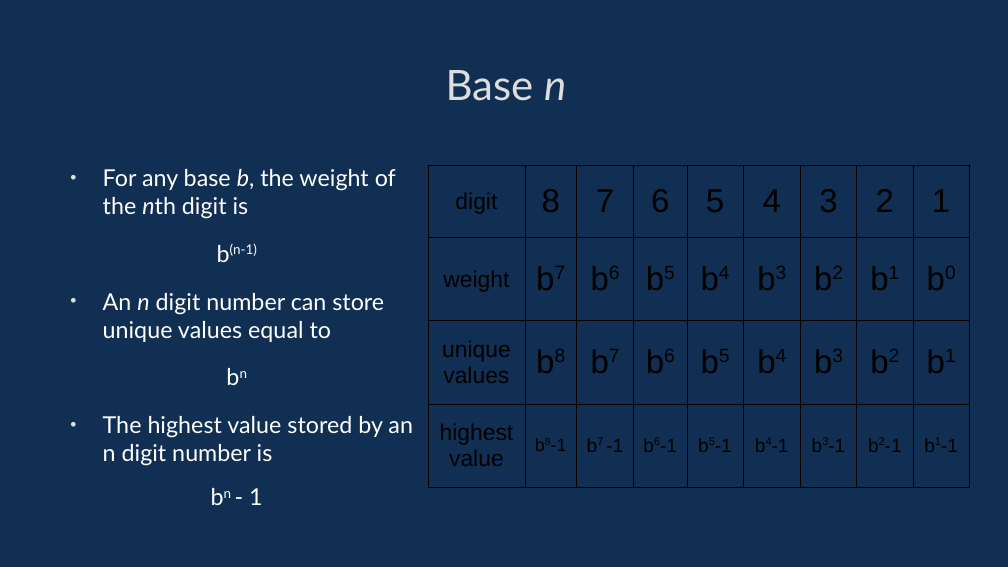
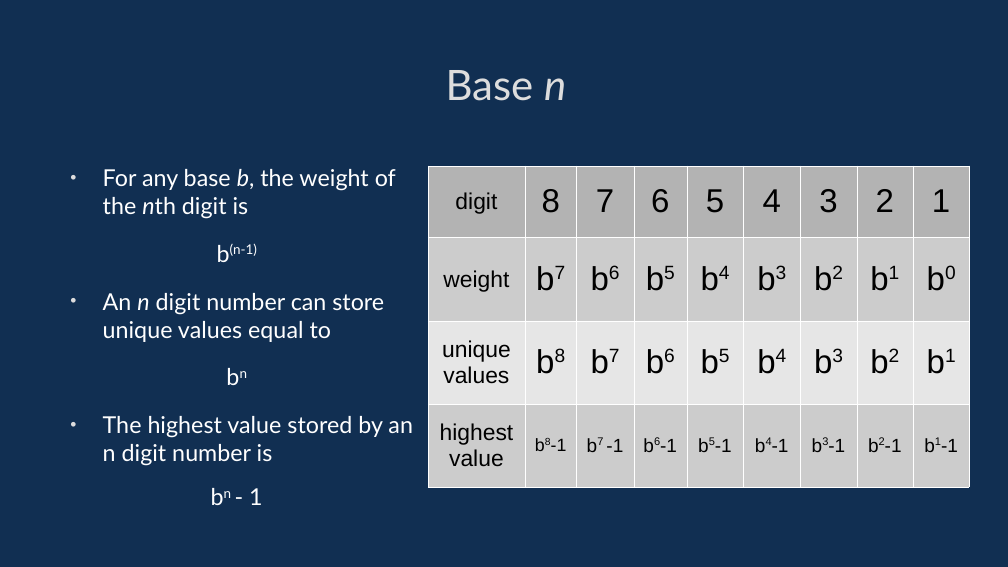
Before and after one commit to davidgundry/maths22-23, a slide deck: slide 15 of slides/maths-3-numerical-systems.odp. Drawn at 1008x567 pixels with LibreOffice and Linux fonts; fonts in the diff are those of the drawing. Boxes give left, top, right and bottom in pixels: in the first picture for what was removed or moved away, otherwise in the second. Text is boxed around its words. In the diff, an @@ line names an element or a change of style, - is before the commit and + after.

```diff
--- a/slides/maths-3-numerical-systems.odp
+++ b/slides/maths-3-numerical-systems.odp
@@ table at box(428, 166, 970, 488) @@
@@ fill none to #B3B3B3 in row 1 @@
@@ fill none to #CCCCCC in 18 cells @@
@@ fill none to #E6E6E6 in row 3 @@
@@ borders changed @@
```
Also in this commit, not shown: 11 other slides changed, 1 other file.
